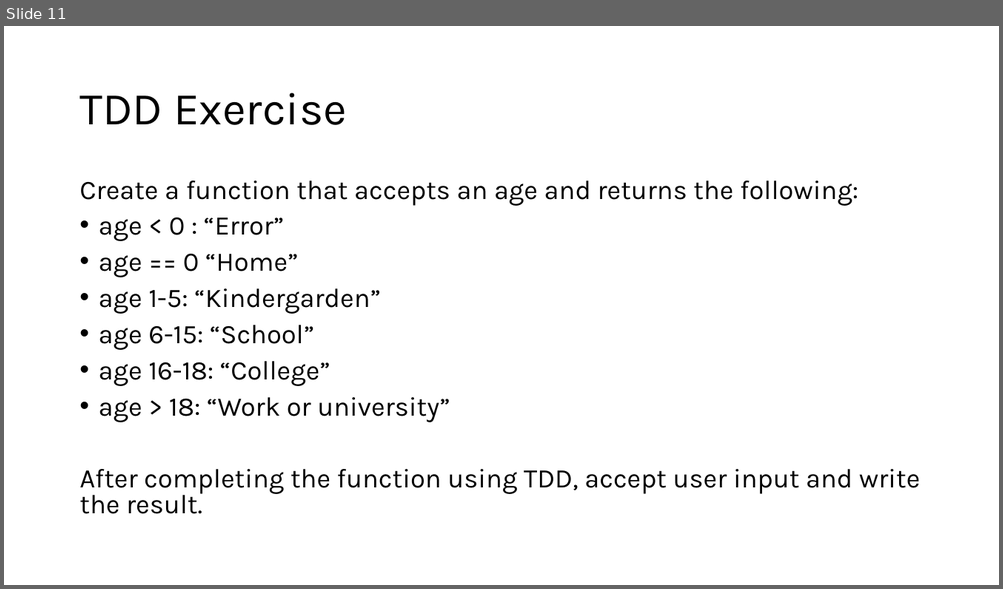
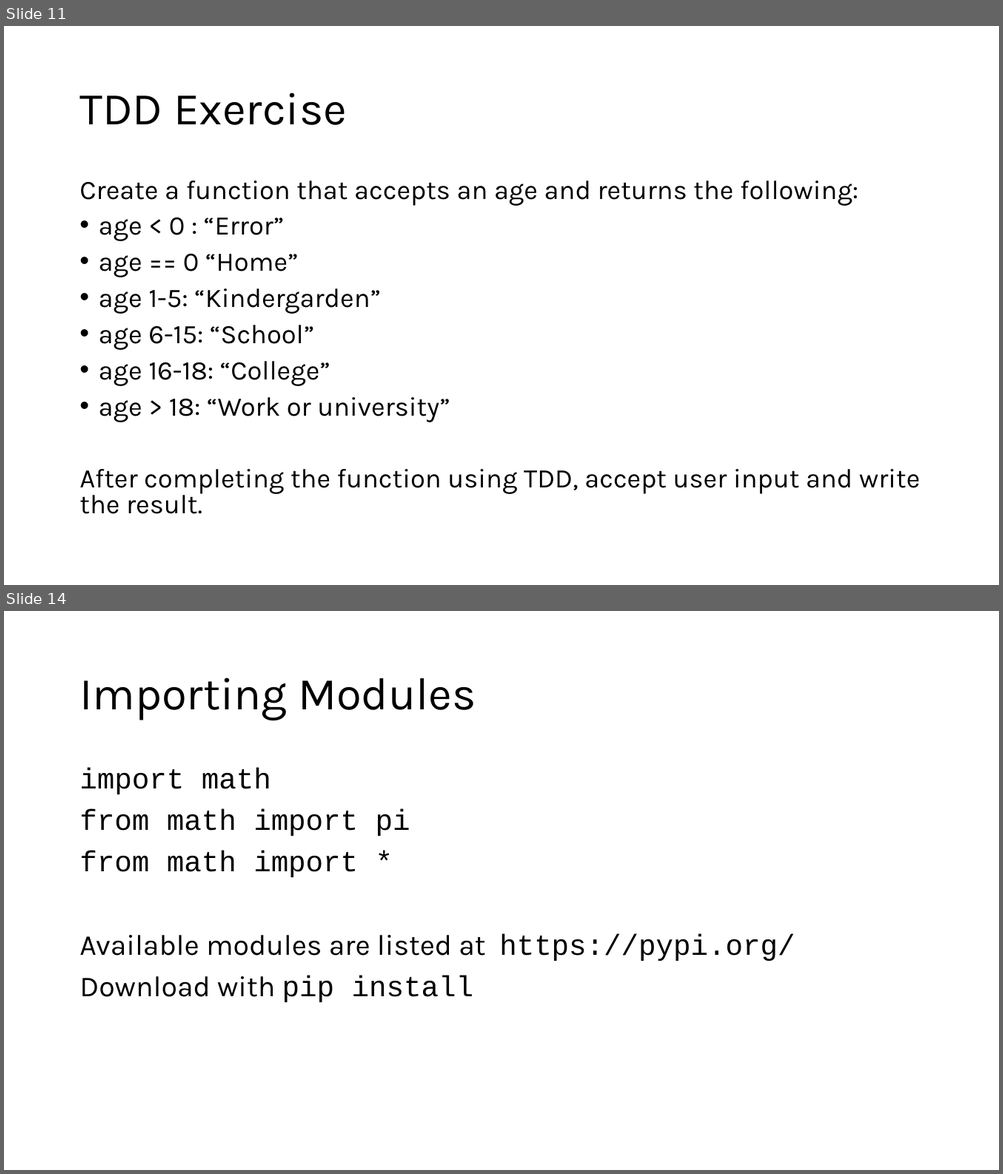
Before and after one commit to BjarneHelgesen/PythonForTestere, a slide deck: PythonForTestere.pptx. Shown one above the other, each under a label of ours: slide 11 before the commit, slides 11 and 14 after it; the slides between them are not shown. The pictures are 1003x589 and 1003x1174 pixels, drawn with LibreOffice and Linux fonts; fonts in the diff are those of the drawing. Boxes give left, top, right and bottom in pixels: in the first picture for what was removed or moved away, otherwise in the second. Text is boxed around its words. In the diff, an @@ line names an element or a change of style, - is before the commit and + after.

```diff
--- a/PythonForTestere.pptx
+++ b/PythonForTestere.pptx
@@ slide 14 added at box(4, 611, 999, 1170), background #FFFFFF at 10% opacity @@
@@ title added at box(79, 678, 476, 721), 44 pt, text #000000 @@
+Importing Modules
@@ text added at box(79, 768, 794, 1002), 28 pt, text #000000 @@
+import math
+from math import pi
+from math import *
+Available modules are listed at https://pypi.org/
+Download with pip install
```
Also in this commit, not shown: 3 other slides added, 1 other file.
